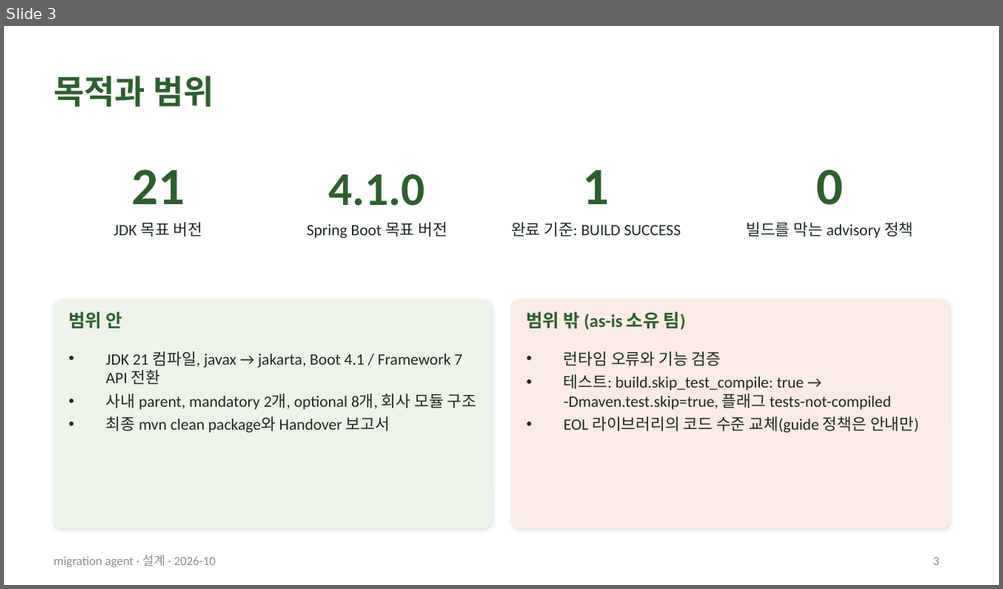
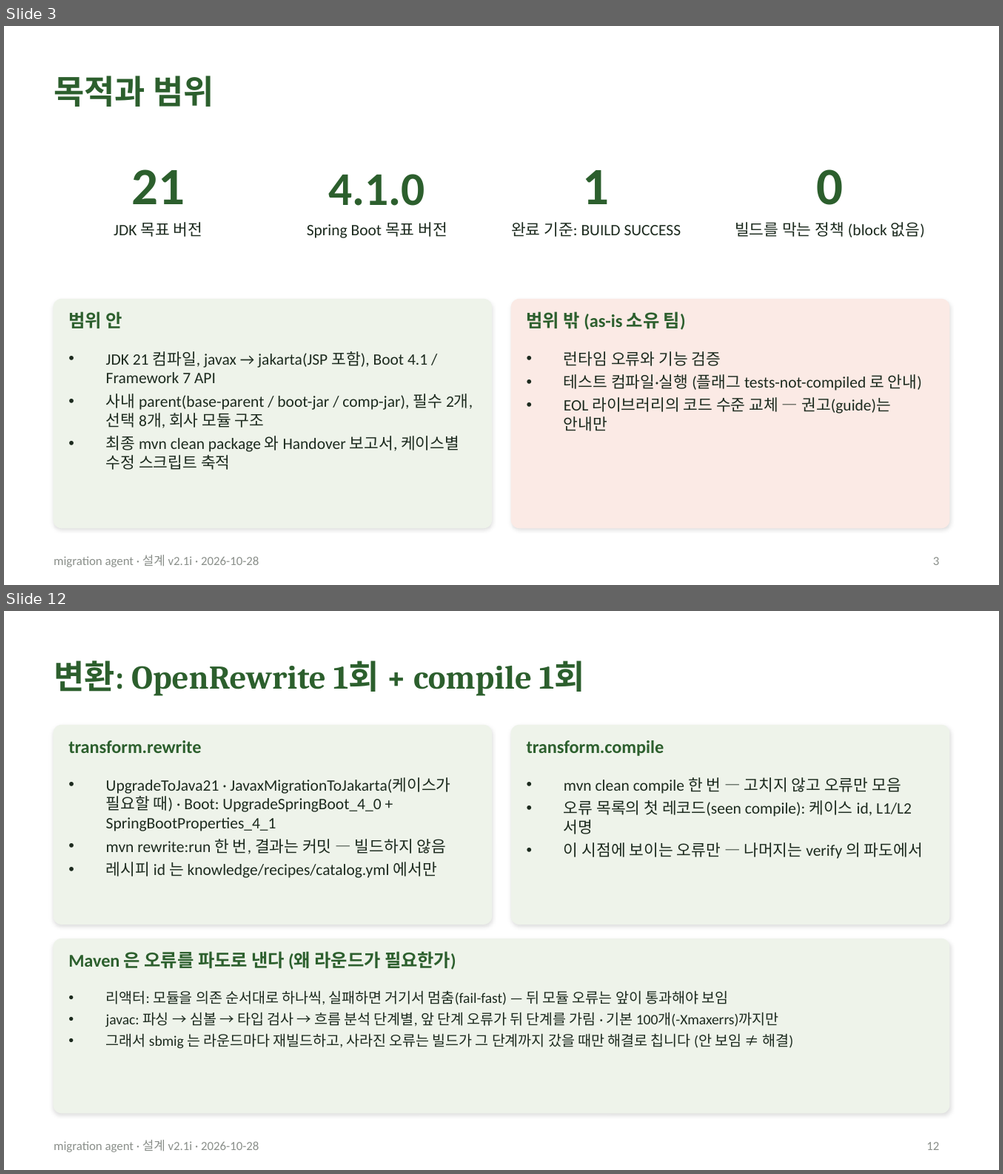
Before and after one commit to acandiatale/tutu, a slide deck: docs/migration-agent/migration-agent.pptx. Shown one above the other, each under a label of ours: slide 3 before the commit, slides 3 and 12 after it; the slides between them are not shown. The pictures are 1003x589 and 1003x1174 pixels, drawn with LibreOffice and Linux fonts; fonts in the diff are those of the drawing. Boxes give left, top, right and bottom in pixels: in the first picture for what was removed or moved away, otherwise in the second. Text is boxed around its words. In the diff, an @@ line names an element or a change of style, - is before the commit and + after.

```diff
--- a/docs/migration-agent/migration-agent.pptx
+++ b/docs/migration-agent/migration-agent.pptx
@@ slide 12 added at bbox=[4, 611, 999, 1170], background #FFFFFF; not listed: 1 template element that a slide beside it also shows @@
@@ title added at bbox=[54, 661, 585, 696], 24 pt, text #2C5F2D, bold @@
+변환: OpenRewrite 1회 + compile 1회
@@ rounded rectangle added at bbox=[54, 726, 492, 924], fill #EEF3EA, outline #EEF3EA 0.75 pt @@
@@ text added at bbox=[68, 741, 201, 753], 13 pt, text #2C5F2D, bold @@
+transform.rewrite
@@ rounded rectangle added at bbox=[511, 726, 949, 924], fill #EEF3EA, outline #EEF3EA 0.75 pt @@
@@ text added at bbox=[526, 741, 664, 756], 13 pt, text #2C5F2D, bold @@
+transform.compile
@@ text added at bbox=[106, 777, 450, 878], 11.5 pt, text #1C2A1E @@
+• UpgradeToJava21 · JavaxMigrationToJakarta(케이스가 필요할 때) · Boot: UpgradeSpringBoot_4_0 + SpringBootProperties_4_1
+• mvn rewrite:run 한 번, 결과는 커밋 — 빌드하지 않음
+• 레시피 id 는 knowledge/recipes/catalog.yml 에서만
@@ text added at bbox=[563, 777, 922, 859], 11.5 pt, text #1C2A1E @@
+• mvn clean compile 한 번 — 고치지 않고 오류만 모음
+• 오류 목록의 첫 레코드(seen compile): 케이스 id, L1/L2 서명
+• 이 시점에 보이는 오류만 — 나머지는 verify 의 파도에서
@@ rounded rectangle added at bbox=[54, 940, 949, 1113], fill #EEF3EA, outline #EEF3EA 0.75 pt @@
@@ text added at bbox=[68, 951, 455, 970], 13 pt, text #2C5F2D, bold @@
+Maven 은 오류를 파도로 낸다 (왜 라운드가 필요한가)
@@ text added at bbox=[106, 991, 793, 1049], 10.5 pt, text #1C2A1E @@
+• 리액터: 모듈을 의존 순서대로 하나씩, 실패하면 거기서 멈춤(fail-fast) — 뒤 모듈 오류는 앞이 통과해야 보임
+• javac: 파싱 → 심볼 → 타입 검사 → 흐름 분석 단계별, 앞 단계 오류가 뒤 단계를 가림 · 기본 100개(-Xmaxerrs)까지만
+• 그래서 sbmig 는 라운드마다 재빌드하고, 사라진 오류는 빌드가 그 단계까지 갔을 때만 해결로 칩니다 (안 보임 ≠ 해결)
@@ page number added at bbox=[926, 1142, 939, 1150], 9 pt, text #8A8F8A @@
+12
@@ slide 3 changed as well @@
@@ text at bbox=[734, 222, 925, 238]: text changed @@
-빌드를 막는 advisory 정책
+빌드를 막는 정책 (block 없음)
@@ text at bbox=[106, 352, 472, 470]: text changed @@
-• JDK 21 컴파일, javax → jakarta, Boot 4.1 / Framework 7 API 전환
-• 사내 parent, mandatory 2개, optional 8개, 회사 모듈 구조
-• 최종 mvn clean package와 Handover 보고서
+• JDK 21 컴파일, javax → jakarta(JSP 포함), Boot 4.1 / Framework 7 API
+• 사내 parent(base-parent / boot-jar / comp-jar), 필수 2개, 선택 8개, 회사 모듈 구조
+• 최종 mvn clean package 와 Handover 보고서, 케이스별 수정 스크립트 축적
@@ text at bbox=[563, 375, 922, 432]: text changed @@
-• 테스트: build.skip_test_compile: true → -Dmaven.test.skip=true, 플래그 tests-not-compiled
-• EOL 라이브러리의 코드 수준 교체(guide 정책은 안내만)
+• 테스트 컴파일·실행 (플래그 tests-not-compiled 로 안내)
+• EOL 라이브러리의 코드 수준 교체 — 권고(guide)는 안내만
@@ text at bbox=[54, 555, 259, 568]: text changed @@
-migration agent · 설계 · 2026-10
+migration agent · 설계 v2.1i · 2026-10-28
```
Also in this commit, not shown: 9 other slides changed, 26 other slides added, 35 slides removed, 31 other files.
